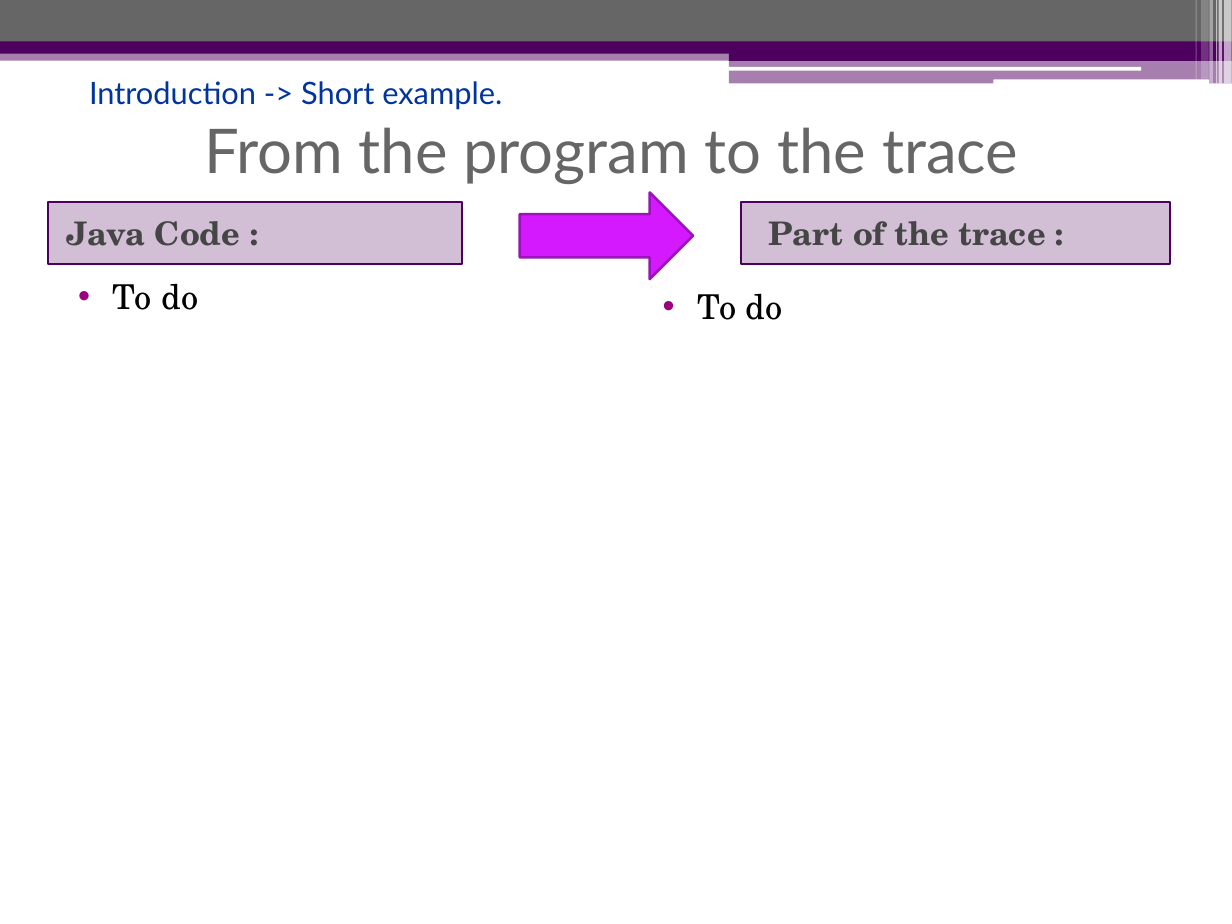
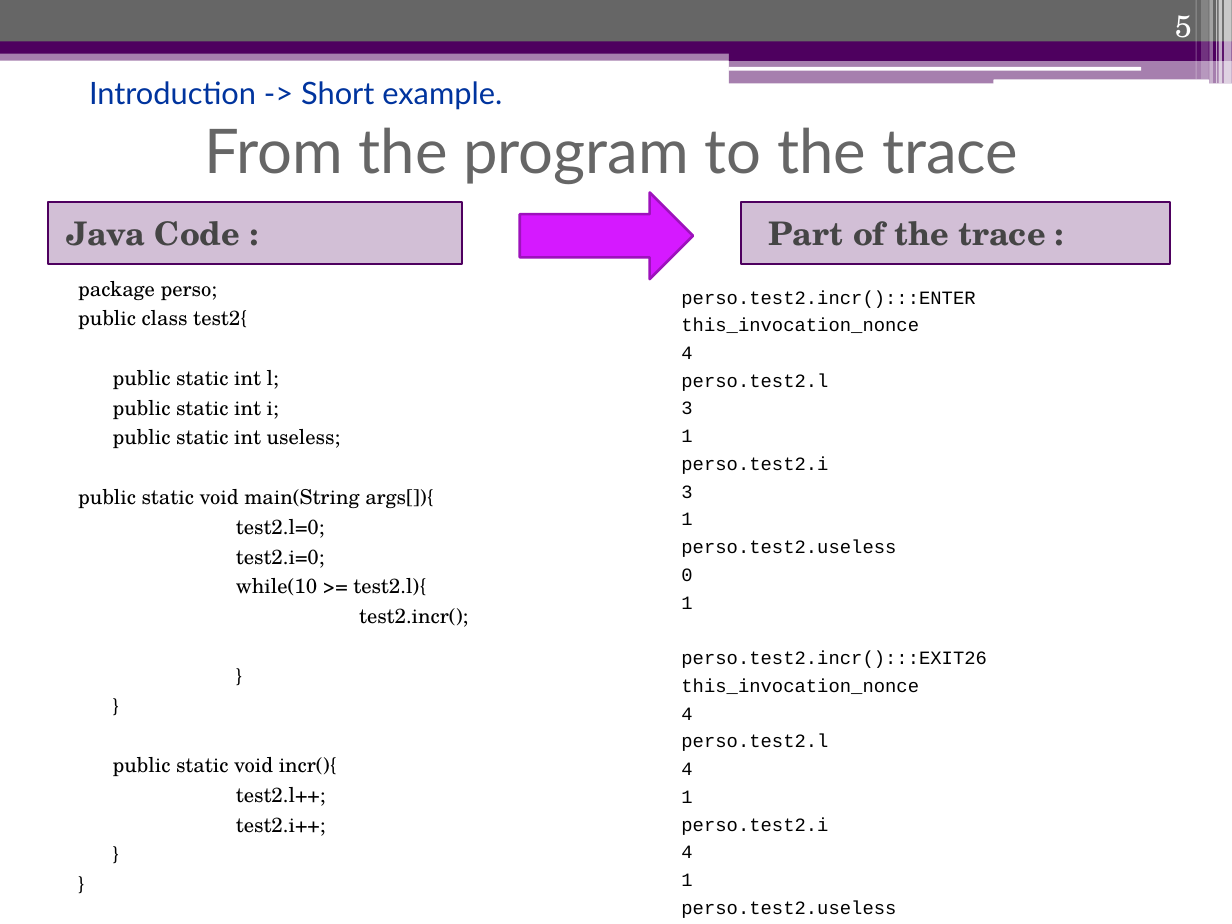
Before and after one commit to saadmahboob/kaist, a slide deck: slide 5 of System Modeling Analysis/The Daikon system for dynamic detection of likely.pptx. Drawn at 1232x924 pixels with LibreOffice and Linux fonts; fonts in the diff are those of the drawing. Boxes give left, top, right and bottom in pixels: in the first picture for what was removed or moved away, otherwise in the second. Text is boxed around its words. In the diff, an @@ line names an element or a change of style, - is before the commit and + after.

```diff
--- a/System Modeling Analysis/The Daikon system for dynamic detection of likely.pptx
+++ b/System Modeling Analysis/The Daikon system for dynamic detection of likely.pptx
@@ page number added at (x1=1175, y1=15, x2=1192, y2=46), 18 pt, text #FFFFFF @@
+5
@@ text at (x1=78, y1=281, x2=468, y2=836): text changed; size 20 to 12 pt @@
-• To do
+package perso;
+public class test2{
+public static int l;
+public static int i;
+public static int useless;
+public static void main(String args[]){
+test2.l=0;
+test2.i=0;
+while(10 >= test2.l){
+test2.incr();
+}
+}
+public static void incr(){
+test2.l++;
+test2.i++;
+}
+}
@@ text at (x1=681, y1=290, x2=987, y2=918): text changed; size 20 to 11 pt; font TeX Gyre Schola to Courier New @@
-• To do
+perso.test2.incr():::ENTER
+this_invocation_nonce
+4
+perso.test2.l
+3
+1
+perso.test2.i
+3
+1
+perso.test2.useless
+0
+1
+perso.test2.incr():::EXIT26
+this_invocation_nonce
+4
+perso.test2.l
+4
+1
+perso.test2.i
+4
+1
+perso.test2.useless
+0
+1
```
Also in this commit, not shown: 16 other slides changed, 1 other file.
